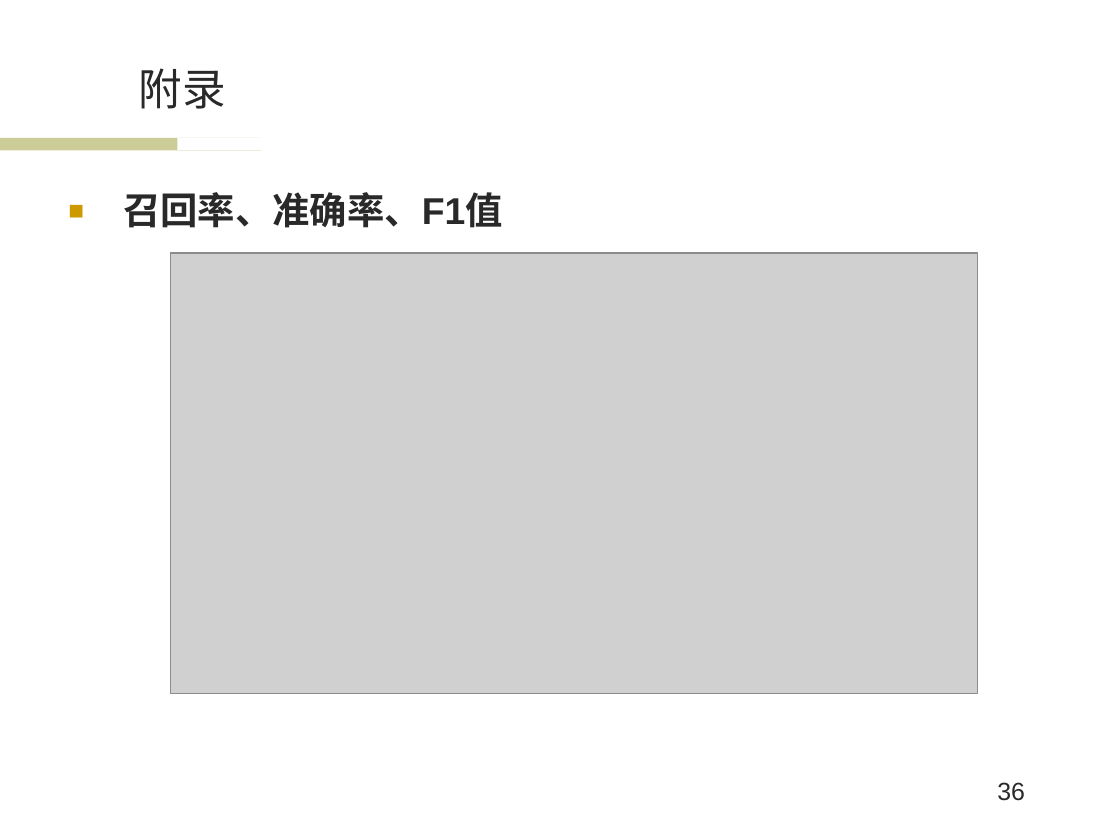
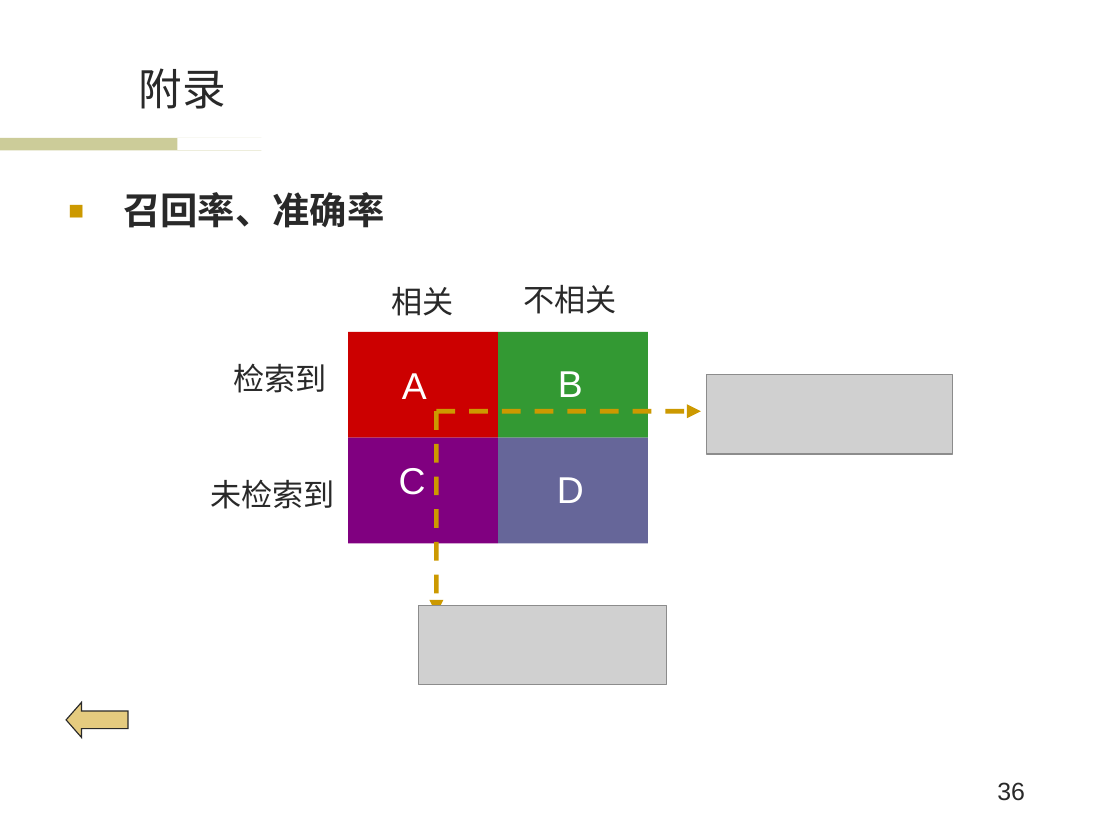
Before and after one commit to wwssttt/NJUThesis, a slide deck: slide 36 of 答辩准备/一种基于时间序列分析的个性化音乐推荐系统及其实现.ppt. Drawn at 1120x840 pixels with LibreOffice and Linux fonts; fonts in the diff are those of the drawing; grey boxes stand for pictures; background and template pictures are left out. Boxes give left, top, right and bottom in pixels: in the first picture for what was removed or moved away, otherwise in the second. Text is boxed around its words. In the diff, an @@ line names an element or a change of style, - is before the commit and + after.

```diff
--- a/答辩准备/一种基于时间序列分析的个性化音乐推荐系统及其实现.ppt
+++ b/答辩准备/一种基于时间序列分析的个性化音乐推荐系统及其实现.ppt
@@ text at (123, 192, 384, 228): text changed @@
-■ 召回率、准确率、F1值
+■ 召回率、准确率
@@ group added at (210, 285, 952, 614): 8 texts, 4 rectangles, 2 arrows, 1 picture @@
+A
+B
+C
+D
+相关
+不相关
+检索到
+未检索到
@@ picture: place and size @@
-picture at (171, 253, 978, 694)
+picture at (419, 605, 666, 684)
@@ left arrow added at (66, 702, 128, 737), fill #CC9900 at 50% opacity, outline #292929 0.74 pt @@
```
Also in this commit, not shown: 2 other slides changed, 4 other files.
